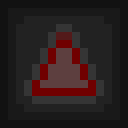
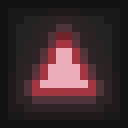
Layer changes from the first 128px x 128px image to the second:
added layer "on" above "arrow" over [8, 8, 120, 120]
